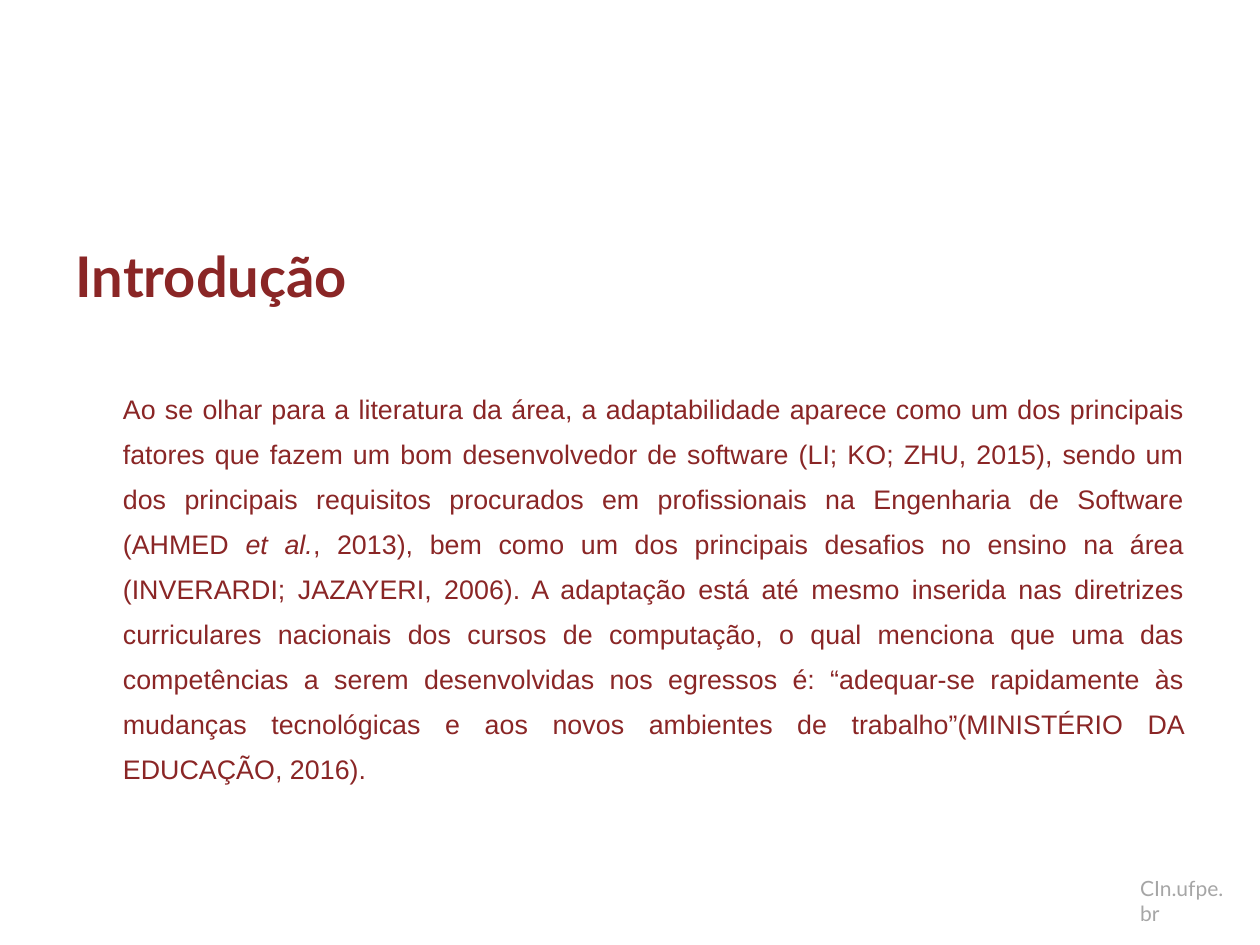
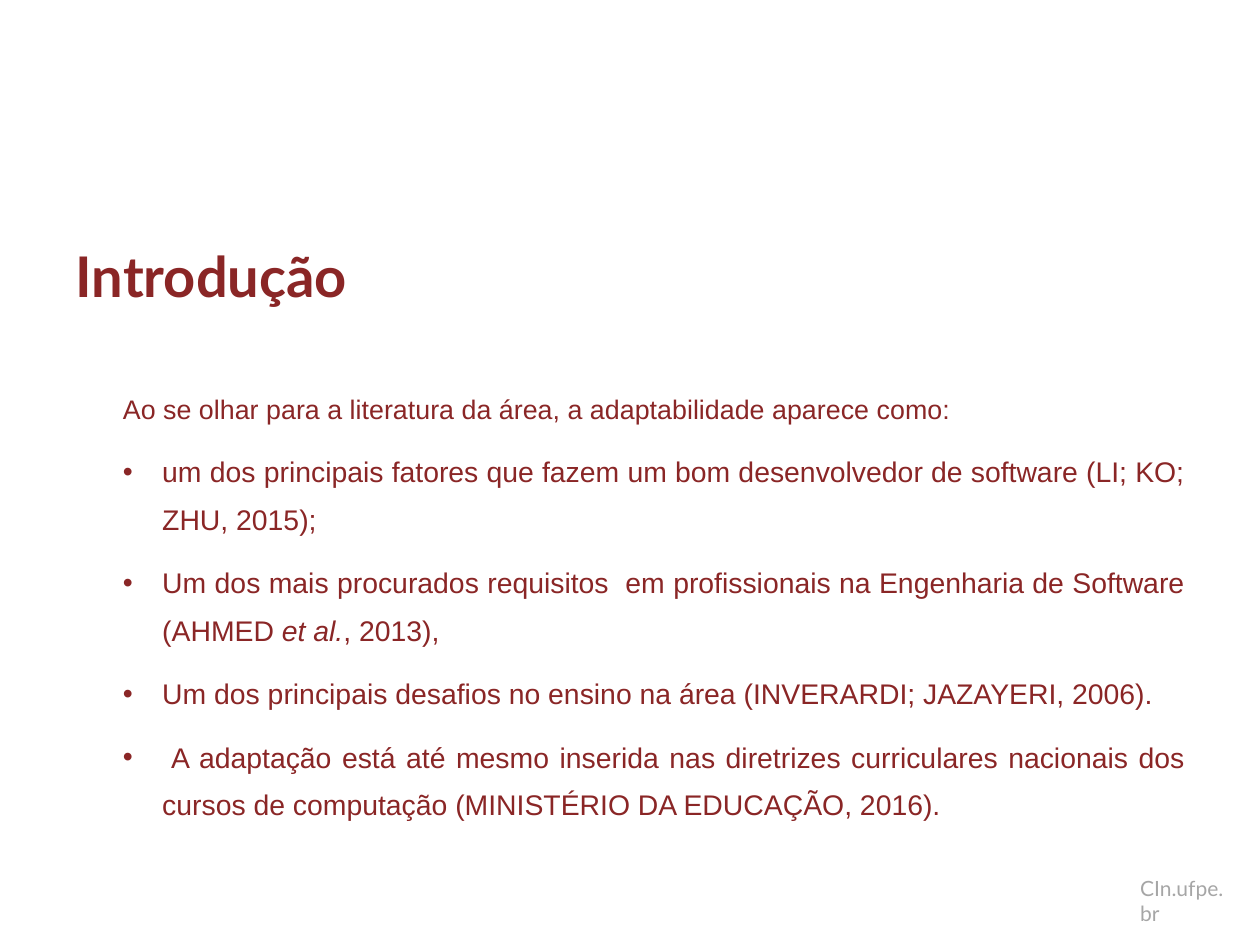
Before and after one commit to dan1lo/doutoradoR, a slide deck: slide 7 of apresentacao doutorado.pptx (slide 6 before the commit). Drawn at 1260x945 pixels with LibreOffice and Linux fonts; fonts in the diff are those of the drawing; background and template pictures are left out. Boxes give left, top, right and bottom in pixels: in the first picture for what was removed or moved away, otherwise in the second. Text is boxed around its words. In the diff, an @@ line names an element or a change of style, - is before the commit and + after.

Commit message:
introdução ajeitada
Introdução com todas as imagens adicionadas

```diff
--- a/apresentacao doutorado.pptx
+++ b/apresentacao doutorado.pptx
@@ text at [123,399,1185,821]: text changed; size 15.3 to 16.1 pt @@
-Ao se olhar para a literatura da área, a adaptabilidade aparece como um dos principais fatores que fazem um bom desenvolvedor de software (LI; KO; ZHU, 2015), sendo um dos principais requisitos procurados em profissionais na Engenharia de Software (AHMED et al., 2013), bem como um dos principais desafios no ensino na área (INVERARDI; JAZAYERI, 2006). A adaptação está até mesmo inserida nas diretrizes curriculares nacionais dos cursos de computação, o qual menciona que uma das competências a serem desenvolvidas nos egressos é: “adequar-se rapidamente às mudanças tecnológicas e aos novos ambientes de trabalho”(MINISTÉRIO DA EDUCAÇÃO, 2016).
+Ao se olhar para a literatura da área, a adaptabilidade aparece como:
+• um dos principais fatores que fazem um bom desenvolvedor de software (LI; KO; ZHU, 2015);
+• Um dos mais procurados requisitos em profissionais na Engenharia de Software (AHMED et al., 2013),
+• Um dos principais desafios no ensino na área (INVERARDI; JAZAYERI, 2006).
+• A adaptação está até mesmo inserida nas diretrizes curriculares nacionais dos cursos de computação (MINISTÉRIO DA EDUCAÇÃO, 2016).
```
Also in this commit, not shown: 17 other slides changed, 4 slides added, 1 slide removed.
